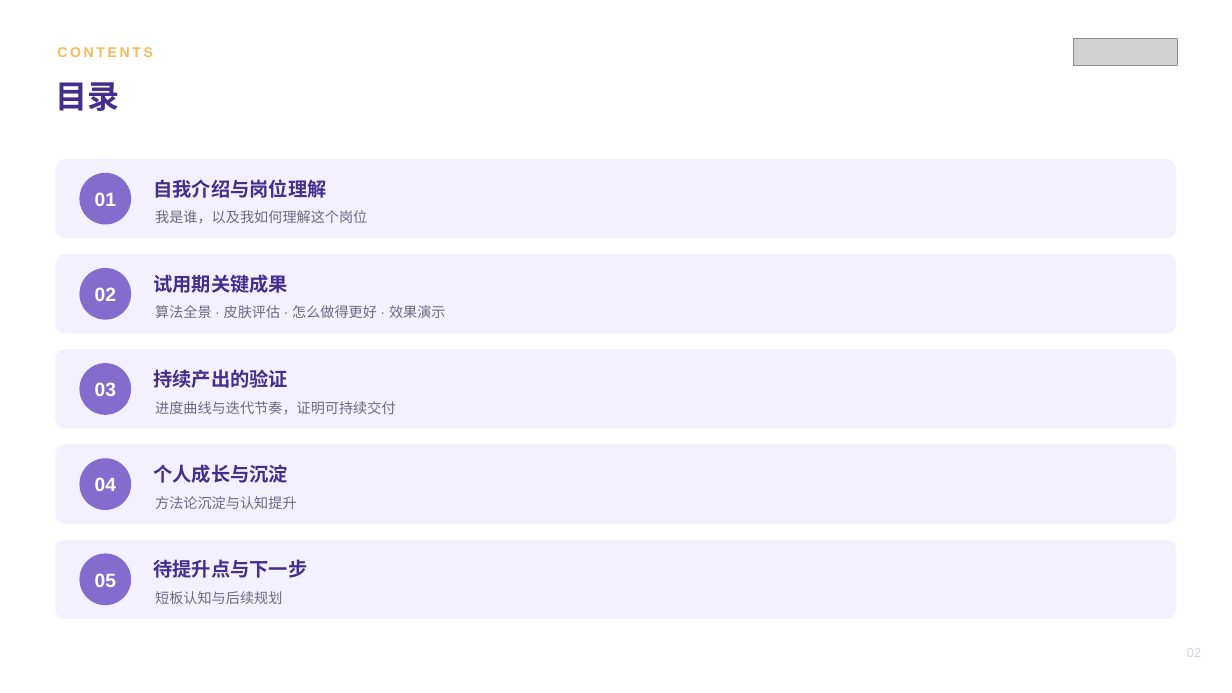
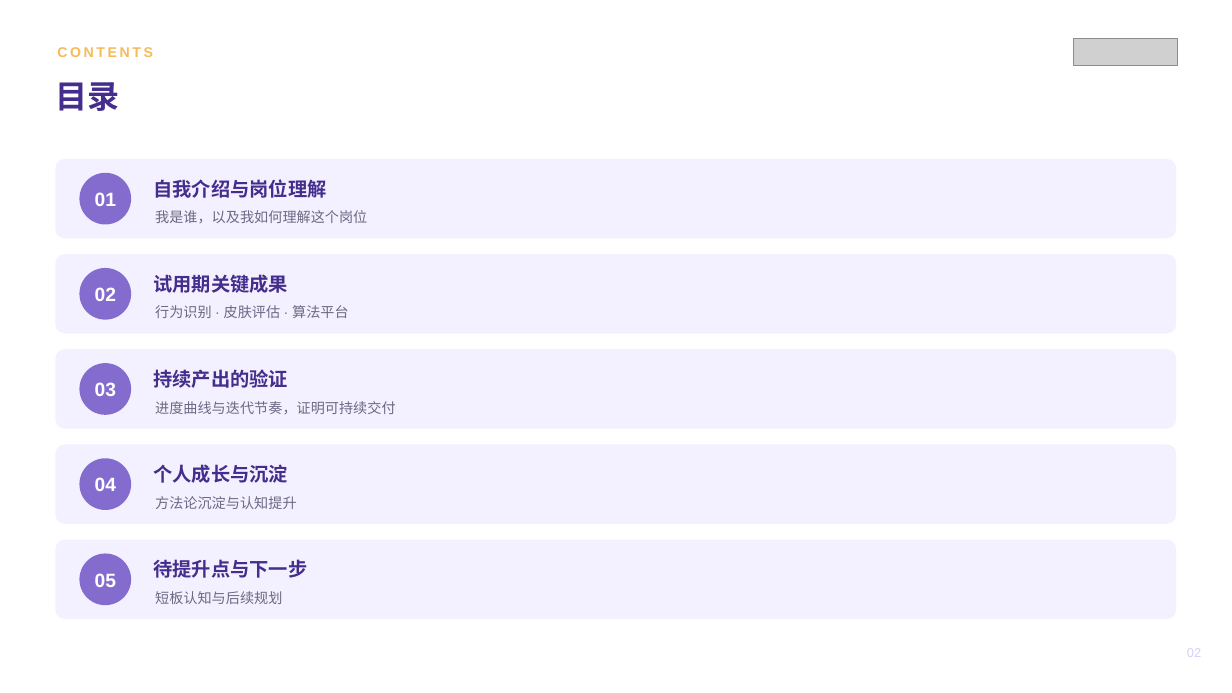
Before and after one commit to zhuyetuo/workplace_soft_skills, a slide deck: slide 2 of 转正述职/转正述职报告-Toky.pptx. Drawn at 1232x693 pixels with LibreOffice and Linux fonts; fonts in the diff are those of the drawing; grey boxes stand for pictures. Boxes give left, top, right and bottom in pixels: in the first picture for what was removed or moved away, otherwise in the second. Text is boxed around its words. In the diff, an @@ line names an element or a change of style, - is before the commit and + after.

```diff
--- a/转正述职/转正述职报告-Toky.pptx
+++ b/转正述职/转正述职报告-Toky.pptx
@@ text at (x1=155, y1=305, x2=349, y2=318): text changed @@
-算法全景 · 皮肤评估 · 怎么做得更好 · 效果演示
+行为识别 · 皮肤评估 · 算法平台
```
Also in this commit, not shown: 1 other slide changed, 1 other file.
